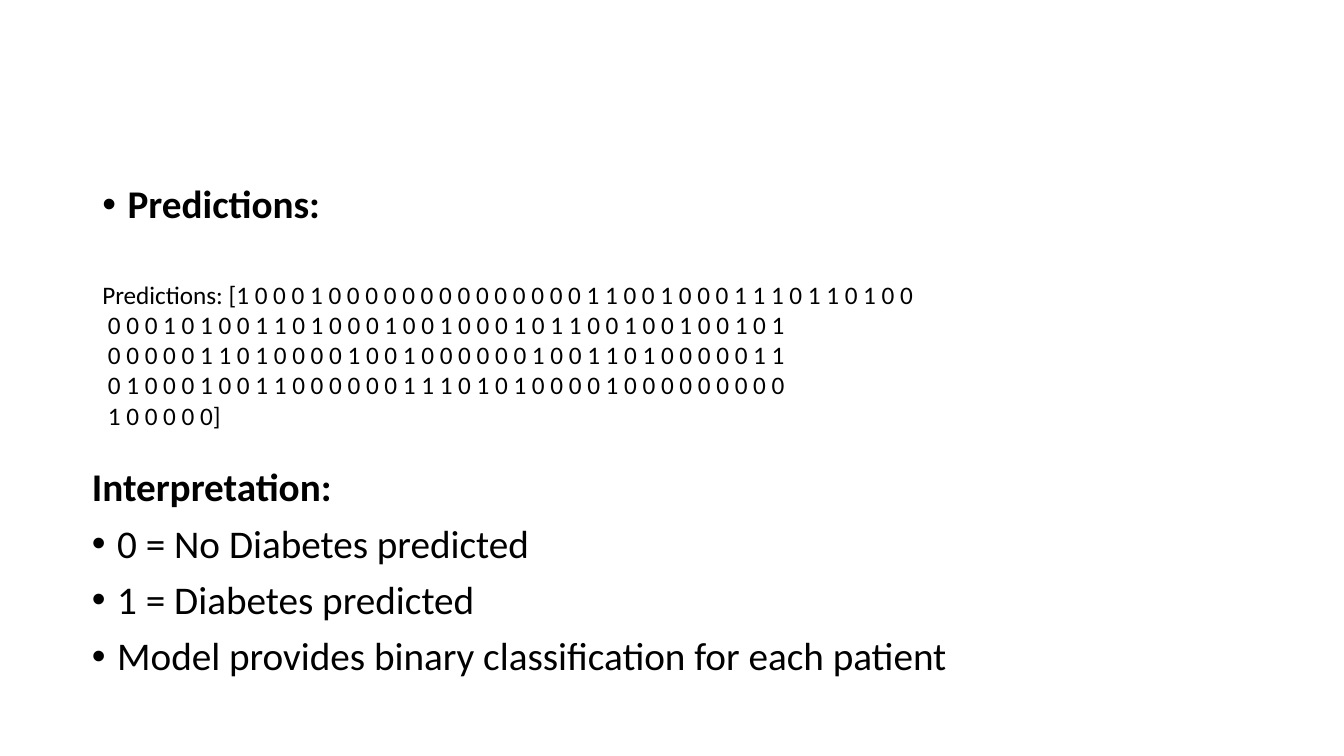
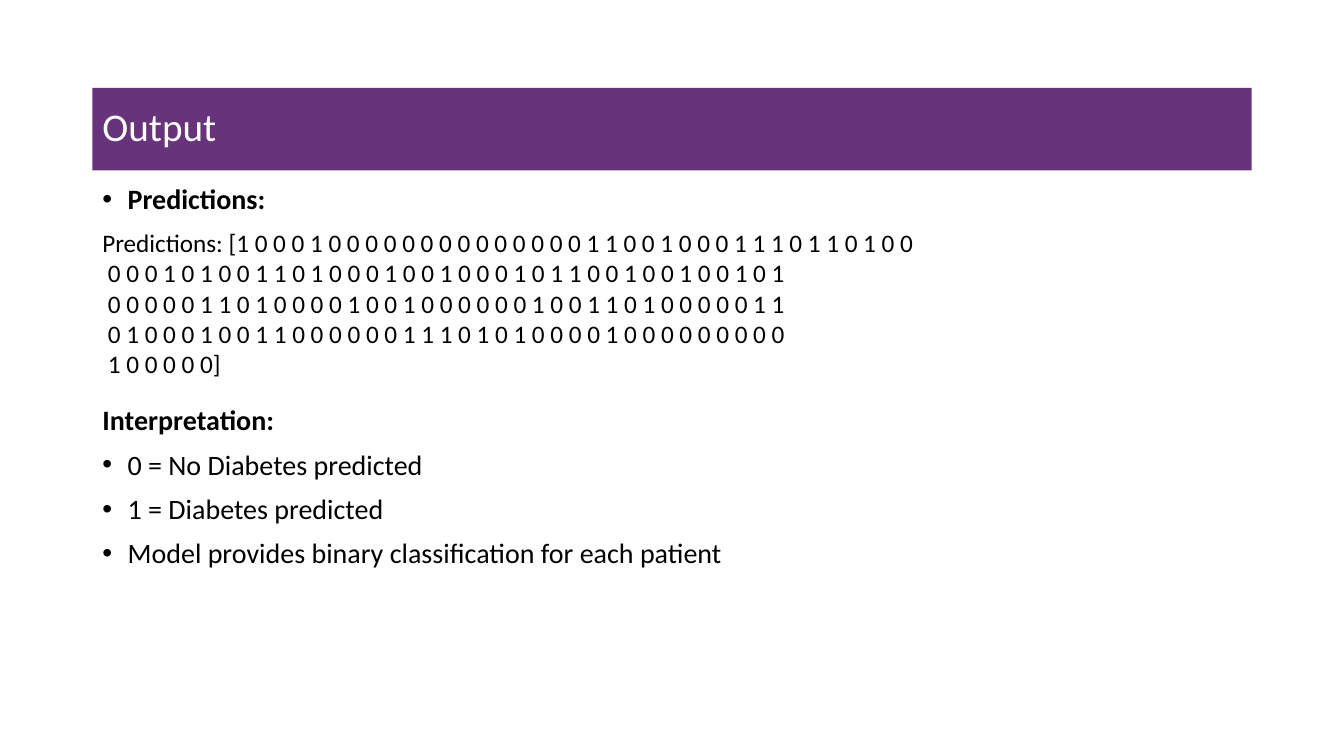
Before and after one commit to msfasha/307304-Data-Mining, a slide deck: slide 10 of 20243/Part 3-Classification/classification_logistic_regression_diabetes.pptx. Drawn at 1344x756 pixels with LibreOffice and Linux fonts; fonts in the diff are those of the drawing; background and template pictures are left out. Boxes give left, top, right and bottom in pixels: in the first picture for what was removed or moved away, otherwise in the second. Text is boxed around its words. In the diff, an @@ line names an element or a change of style, - is before the commit and + after.

```diff
--- a/20243/Part 3-Classification/classification_logistic_regression_diabetes.pptx
+++ b/20243/Part 3-Classification/classification_logistic_regression_diabetes.pptx
@@ title added at [93, 88, 1252, 170], fill #67337A, 28 pt, text #FFFFFF @@
+Output
@@ text "Predictions:" at [128, 189, 266, 210]: size 28 to 20 pt @@
@@ text "Predictions: [1 0 0 0 ...": place and size @@
-text "Predictions: [1 0 0 0 ..." at [102, 285, 913, 429]
+text "Predictions: [1 0 0 0 ..." at [102, 233, 913, 377]
@@ text "Interpretation:" at [102, 410, 721, 568]: size 28 to 20 pt @@
@@ text "Interpretation:": place and size @@
-text "Interpretation:" at [92, 473, 947, 677]
+text "Interpretation:" at [102, 410, 721, 568]
```
Also in this commit, not shown: 1 other slide changed, 4 slides removed.
